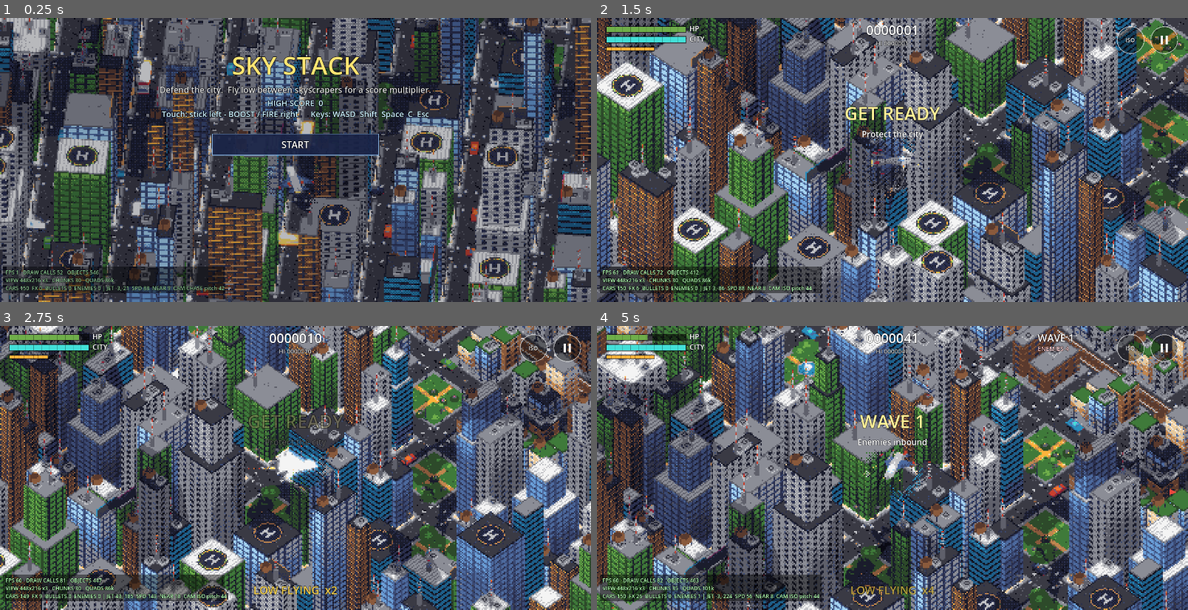
Above: before the commit, frames 1-4 (two rows, left to right).
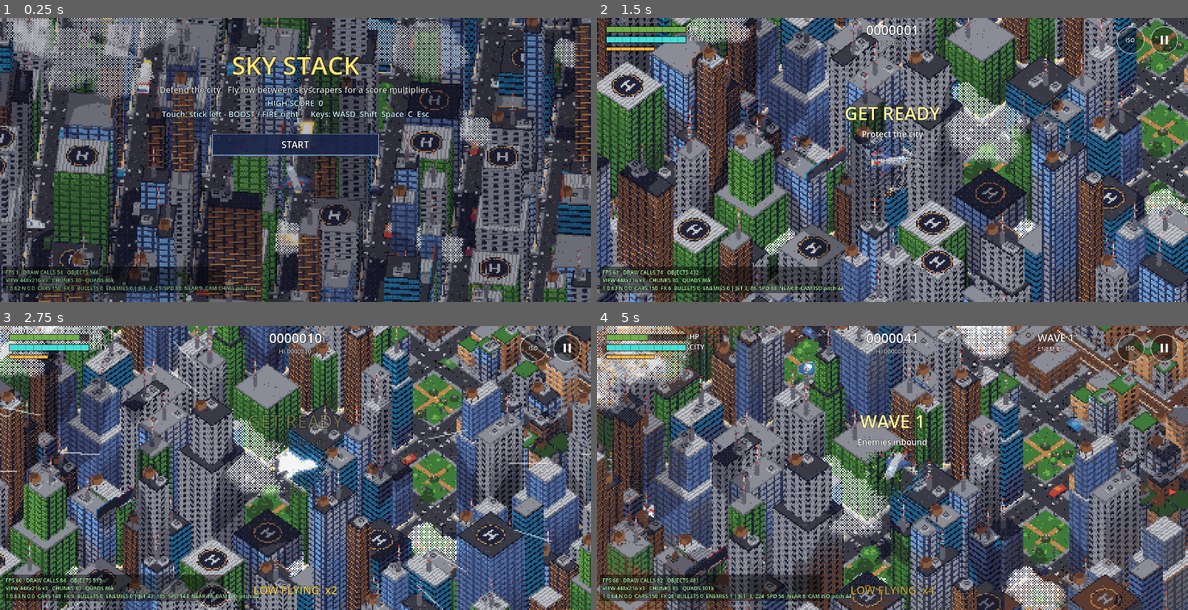
Above: after the commit, the same moments.

Repository: andriiolshevskyi7-hash/sky-stack
Game: Godot game, scene res://main.tscn
Two runs of this game, one before a commit and one after it. Both use one fixed random seed, a clock stepped at 60 frames per second and the inputs below.
Inputs (mouse positions are in pixels of both pictures, inside the frame that each line leads up to):
- Up to frame 1 (0.25 s): no input
- Up to frame 2 (1.5 s): tap Enter at 0.5 s; move the mouse to (1022, 145) at 0.52 s; hold D 0.53-1.25 s; tap C at 0.6 s; click (1022, 145) at 0.67 s; tap Space at 0.77 s; drag from (774, 174) to (862, 216) at 1.27 s
- Up to frame 3 (2.75 s): move the mouse to (354, 405) at 2.02 s; hold D from 2.03 s (still down); hold Shift from 2.03 s (still down)
- Up to frame 4 (5 s): release D at 2.75 s; release Shift at 2.75 s; drag from (862, 524) to (715, 425) at 2.77 s; move the mouse to (1069, 510) at 3.52 s; hold A 3.53-4.25 s; hold J 3.53-4.25 s; tap Space at 3.77 s; drag from (715, 425) to (803, 397) at 4.27 s

The runs differ from the first frame. In frame 1, 28% of the frame differs, in the area x 0-100%, y 0-100%; in frame 2, 27%; in frame 3, 27%; in frame 4, 36%.

Commit message:
Step 3: day/night, clouds, effects and polish
- Day/night cycle drives global lighting: lit windows, lamp light pools,
  neon signs, sweeping searchlights, longer shadows at dusk
- Layered sprite-stacked clouds; high layer placed on the shared noise field
  so cloud shadows match the clouds; low layer at jet altitude gives fog
- Low-res speed lines while boosting, red hit flash, chimney smoke
- Bloom threshold and cloud density tuning, debug screenshot flags

Co-Authored-By: Claude Opus 5.5 <noreply@anthropic.com>
Claude-Session: https://claude.ai/code/session_01L9hRBCRnnnxvoWgFDdSWFJ

Diff:
--- a/scripts/city_gen.gd
+++ b/scripts/city_gen.gd
@@ -63,7 +63,7 @@
 
 enum { PK_TOWER, PK_MID, PK_HOUSE, PK_FLAT }
 
-const LAMP_GLOW := Color(1.0, 0.78, 0.42, 0.9)
+const LAMP_GLOW := Color(1.0, 0.8, 0.5, 0.55)
 
 
 class Build:
@@ -431,7 +431,7 @@
 		for s in spots:
 			var yaw := atan2(-s[3], s[2])
 			cb.p.add_stack(lamp, 0, Vector3(s[0], 0.2, s[1]), yaw, 1.0, Color.WHITE)
-			_glow(cb, s[0] + s[2] * 4.0, s[1] + s[3] * 4.0, 22.0, LAMP_GLOW)
+			_glow(cb, s[0] + s[2] * 3.5, s[1] + s[3] * 3.5, 15.0, LAMP_GLOW)
 
 
 static func _trees(cb: Build, rng: RandomNumberGenerator, r: Rect2, n: int, avoid: Array[Rect2], pine_bias: float = 0.25) -> void:
--- /dev/null
+++ b/scripts/clouds.gd
@@ -0,0 +1,109 @@
+class_name Clouds
+extends Node3D
+## Layered sprite-stacked clouds. The high layer is placed exactly where the
+## shared cloud-noise field casts its drifting shadows, so shadows match the
+## clouds. The low layer sits at the jet's altitude: fly through it -> fog.
+
+const LOW := 12
+const HIGH := 16
+const RANGE := 620.0
+const HIGH_Y := 110.0
+const LOW_Y := 38.0
+const PUFF_R := 34.0
+
+var focus := Vector3.ZERO
+var daynight: DayNight
+var rng := RandomNumberGenerator.new()
+var low_pos: Array[Vector3] = []
+var low_var := PackedInt32Array()
+var high_q: Array[Vector2] = [] # anchored in noise space (moves with the wind)
+var high_var := PackedInt32Array()
+var low_batch: StackBatch
+var high_batch: StackBatch
+var fog := 0.0
+var _img: Image
+
+
+func _make_mat(alpha: float) -> ShaderMaterial:
+	var m: ShaderMaterial = Stacks.batch_material("cloud").duplicate()
+	m.set_shader_parameter("dither_alpha", alpha)
+	m.set_shader_parameter("receive_shadow", false)
+	m.set_shader_parameter("fadeable", true)
+	return m
+
+
+func _ready() -> void:
+	rng.seed = 77
+	_img = Stacks.cloud_img
+	low_batch = StackBatch.new().setup("cloud", LOW * 3, _make_mat(0.5))
+	high_batch = StackBatch.new().setup("cloud", HIGH * 3, _make_mat(0.42))
+	add_child(low_batch)
+	add_child(high_batch)
+	for i in LOW:
+		low_pos.append(Vector3(INF, 0, 0))
+		low_var.append(rng.randi() % 3)
+	for i in HIGH:
+		high_q.append(Vector2(INF, 0))
+		high_var.append(rng.randi() % 3)
+
+
+func _noise(x: float, z: float, off: Vector2) -> float:
+	if _img == null:
+		return 0.0
+	var u := fposmod((x + off.x) / 1400.0, 1.0)
+	var v := fposmod((z + off.y) / 1400.0, 1.0)
+	return _img.get_pixel(int(u * 128.0) % 128, int(v * 128.0) % 128).r
+
+
+func _process(delta: float) -> void:
+	var off := daynight.cloud_offset if daynight != null else Vector2.ZERO
+	var wind := DayNight.WIND
+	low_batch.begin()
+	high_batch.begin()
+	# high clouds: world pos = q - off (drift with the shadow field)
+	for i in HIGH:
+		var q := high_q[i]
+		var p := Vector2(q.x - off.x, q.y - off.y)
+		if q.x == INF or p.distance_to(Vector2(focus.x, focus.z)) > RANGE + 100.0:
+			for attempt in 24:
+				var a := rng.randf() * TAU
+				var c := Vector2(focus.x, focus.z) + Vector2(cos(a), sin(a)) * rng.randf_range(80.0, RANGE)
+				if _noise(c.x, c.y, off) > 0.66:
+					high_q[i] = c + off
+					p = c
+					break
+			if high_q[i].x == INF:
+				continue
+		_puff(high_batch, Vector3(p.x, HIGH_Y, p.y), high_var[i], 1.9)
+	# low clouds drift too (no matching shadow needed, they are small)
+	fog = maxf(0.0, fog - delta * 1.5)
+	for i in LOW:
+		var lp := low_pos[i]
+		lp.x -= wind.x * delta
+		lp.z -= wind.y * delta
+		if lp.x == INF or Vector2(lp.x - focus.x, lp.z - focus.z).length() > RANGE + 80.0:
+			var a := rng.randf() * TAU
+			var r := rng.randf_range(250.0, RANGE) if lp.x != INF else rng.randf_range(60.0, RANGE)
+			lp = Vector3(focus.x + cos(a) * r, LOW_Y + rng.randf_range(-3, 3), focus.z + sin(a) * r)
+		low_pos[i] = lp
+		_puff(low_batch, lp, low_var[i], 1.25)
+	low_batch.end()
+	high_batch.end()
+
+
+func _puff(b: StackBatch, p: Vector3, v: int, s: float) -> void:
+	b.push_scaled(p, 0.0, v, Color.WHITE, s, s * 0.9)
+	b.push_scaled(p + Vector3(28, -2, 10) * s * 0.5, 1.2, (v + 1) % 3, Color.WHITE, s * 0.75, s * 0.7)
+	b.push_scaled(p + Vector3(-22, 1, -14) * s * 0.5, 2.5, (v + 2) % 3, Color.WHITE, s * 0.65, s * 0.6)
+
+
+## Fog amount for the jet at pos (0..1).
+func fog_at(pos: Vector3, delta: float) -> float:
+	var inside := false
+	for lp in low_pos:
+		if lp.x != INF and absf(pos.y - lp.y - 6.0) < 12.0 and Vector2(lp.x - pos.x, lp.z - pos.z).length() < PUFF_R:
+			inside = true
+			break
+	if inside:
+		fog = minf(0.55, fog + delta * 2.5)
+	return fog
--- /dev/null
+++ b/scripts/daynight.gd
@@ -0,0 +1,98 @@
+class_name DayNight
+extends Node3D
+## Day/night cycle: drives the global lighting uniforms (ambient tint, night
+## factor for windows/street lights/neon, shadow length, cloud drift) and the
+## sweeping searchlights at night.
+
+const CYCLE := 240.0 # seconds per full day
+const DAY := Color(1.0, 1.0, 1.0)
+const DUSK := Color(1.0, 0.72, 0.58)
+const NIGHT := Color(0.2, 0.23, 0.42)
+const SKY_DAY := Color("6a9fd8")
+const SKY_NIGHT := Color("1a1c2c")
+
+var t := 0.62
+var night := 0.0
+var paused := false
+var focus := Vector3.ZERO
+var env: Environment
+var cloud_offset := Vector2.ZERO
+const WIND := Vector2(9.0, 4.0)
+
+var beams: Array[MeshInstance3D] = []
+var _bt := 0.0
+
+
+func _ready() -> void:
+	var m := _beam_mesh()
+	for i in 5:
+		var mi := MeshInstance3D.new()
+		mi.mesh = m
+		mi.material_override = Stacks.beam_mat
+		mi.cast_shadow = GeometryInstance3D.SHADOW_CASTING_SETTING_OFF
+		mi.visible = false
+		add_child(mi)
+		beams.append(mi)
+
+
+func _beam_mesh() -> ArrayMesh:
+	# two crossed tapered quads, origin at the bottom, pointing +Y
+	var mb := MeshBuf.new()
+	var h := 300.0
+	for k in 2:
+		var ax := Vector3(1, 0, 0) if k == 0 else Vector3(0, 0, 1)
+		var w0 := 1.5
+		var w1 := 26.0
+		mb.quad(ax * -w1 + Vector3(0, h, 0), ax * w1 + Vector3(0, h, 0), ax * w0, ax * -w0,
+			Vector2(0, 0), Vector2(1, 0), Vector2(1, 1), Vector2(0, 1), Color.WHITE)
+	return mb.commit()
+
+
+func sun_elevation() -> float:
+	return sin((t - 0.25) * TAU)
+
+
+func _process(delta: float) -> void:
+	if not paused:
+		t = fposmod(t + delta / CYCLE, 1.0)
+	var e := sun_elevation()
+	night = 1.0 - smoothstep(-0.15, 0.1, e)
+	var dusk := clampf(1.0 - absf(e) / 0.35, 0.0, 1.0) * (1.0 - night)
+	var amb := DAY.lerp(DUSK, dusk).lerp(NIGHT, night)
+	RenderingServer.global_shader_parameter_set("night", night)
+	RenderingServer.global_shader_parameter_set("ambient", Vector3(amb.r, amb.g, amb.b))
+	# lower sun -> longer shadows (direction fixed, top-left light)
+	var length := clampf(0.55 + (1.0 - clampf(e, 0.0, 1.0)) * 0.9, 0.55, 1.45)
+	RenderingServer.global_shader_parameter_set("sun_shift", Vector2(0.55, 0.8).normalized() * length)
+	cloud_offset += WIND * delta
+	RenderingServer.global_shader_parameter_set("cloud_offset", cloud_offset)
+	RenderingServer.global_shader_parameter_set("cloud_shadow", 0.32 * (1.0 - night))
+	if env != null:
+		env.background_color = SKY_DAY.lerp(SKY_NIGHT, night)
+	_update_beams(delta)
+
+
+func sun_shift() -> Vector2:
+	var e := sun_elevation()
+	var length := clampf(0.55 + (1.0 - clampf(e, 0.0, 1.0)) * 0.9, 0.55, 1.45)
+	return Vector2(0.55, 0.8).normalized() * length
+
+
+func _update_beams(delta: float) -> void:
+	_bt += delta
+	var on := night > 0.05
+	var grid := 320.0
+	var gx := roundf(focus.x / grid) * grid
+	var gz := roundf(focus.z / grid) * grid
+	var offs := [Vector2(0, 0), Vector2(grid, 0), Vector2(-grid, 0), Vector2(0, grid), Vector2(0, -grid)]
+	for i in beams.size():
+		var b := beams[i]
+		b.visible = on
+		if not on:
+			continue
+		var o: Vector2 = offs[i]
+		var bx := gx + o.x + CityGen.hashf(int(gx + o.x), int(gz + o.y), 5) * 100.0 - 50.0
+		var bz := gz + o.y + CityGen.hashf(int(gx + o.x), int(gz + o.y), 6) * 100.0 - 50.0
+		var sweep := _bt * (0.5 + 0.13 * i) + i * 1.7
+		var tilt := 0.35 + 0.2 * sin(_bt * 0.7 + i)
+		b.global_transform = Transform3D(Basis.from_euler(Vector3(tilt, sweep, 0.0)), Vector3(bx, 0.5, bz))
--- a/scripts/fx.gd
+++ b/scripts/fx.gd
@@ -17,6 +17,7 @@
 var rng := RandomNumberGenerator.new()
 # persistent smoke columns (burning buildings / chimneys): Vector4(x,y,z,rate)
 var columns: Array[Vector4] = []
+var chimneys := PackedVector3Array()
 var _col_t := 0.0
 
 const C_YELLOW := Color(1.0, 0.95, 0.55)
@@ -104,6 +105,9 @@
 	_col_t += delta
 	if _col_t > 0.12:
 		_col_t = 0.0
+		for c in chimneys:
+			if rng.randf() < 0.35:
+				spawn(c + _rv(1.5), Vector3(5, 12, 3) + _rv(2.0), rng.randf_range(1.8, 3.0), rng.randf_range(2.0, 3.0), SMOKE)
 		for q in columns:
 			if rng.randf() < q.w:
 				spawn(Vector3(q.x, q.y, q.z) + _rv(3.0), Vector3(6, 14, 4) + _rv(3.0), rng.randf_range(1.5, 2.6), rng.randf_range(2.0, 3.5), SMOKE)
--- a/scripts/jet.gd
+++ b/scripts/jet.gd
@@ -6,6 +6,7 @@
 
 signal hit_building(amount: float)
 signal died
+signal damaged(amount: float)
 
 const ALT := CityGen.JET_ALT
 const BASE_SPEED := 88.0
@@ -187,6 +188,7 @@
 	if not alive:
 		return
 	health -= amount
+	damaged.emit(amount)
 	Sfx.play("hurt", -2.0)
 	if cam != null:
 		cam.add_shake(4.0 + amount * 0.25)
--- a/scripts/main.gd
+++ b/scripts/main.gd
@@ -15,6 +15,11 @@
 var combat: Combat
 var enemies: Enemies
 var traffic: Traffic
+var daynight: DayNight
+var clouds: Clouds
+var speed_lines: SpeedLines
+var flash := 0.0
+var _chim_t := 0.0
 var controls: Controls
 var hud: Hud
 var menu: Menu
@@ -87,6 +92,17 @@
 	traffic.name = "Traffic"
 	world.add_child(traffic)
 
+	daynight = DayNight.new()
+	daynight.name = "DayNight"
+	daynight.env = env
+	world.add_child(daynight)
+	clouds = Clouds.new()
+	clouds.name = "Clouds"
+	clouds.daynight = daynight
+	world.add_child(clouds)
+	speed_lines = SpeedLines.new()
+	pv.overlay.add_child(speed_lines)
+
 	controls = Controls.new()
 	controls.name = "Controls"
 	add_child(controls)
@@ -119,6 +135,7 @@
 	controls.cam_pressed.connect(_on_cam)
 	controls.pause_pressed.connect(_on_pause)
 	jet.died.connect(_on_jet_died)
+	jet.damaged.connect(func(a: float) -> void: flash = minf(0.8, flash + 0.25 + a * 0.02))
 
 	jet.reset(SPAWN, 0.0)
 	cam.view_h = pv.low.y
@@ -143,6 +160,8 @@
 			show_debug = false
 		elif a == "--auto":
 			jet.autopilot = true
+		elif a.begins_with("--time="):
+			daynight.t = float(a.substr(7))
 		elif a.begins_with("--wave="):
 			between_t = 0.0
 			_start_wave(int(a.substr(7)))
@@ -170,6 +189,18 @@
 	chunks.focus = cam.focus
 	traffic.focus = cam.focus
 	fx.clear_columns_far(cam.focus, 900.0)
+	daynight.focus = cam.focus
+	clouds.focus = cam.focus
+	_chim_t -= delta
+	if _chim_t <= 0.0:
+		_chim_t = 1.0
+		chunks.chimney_tops(cam.focus, 450.0, fx.chimneys)
+	# post effects: cloud fog, hit flash, speed lines
+	pv.set_post("fog", clouds.fog_at(jet.position, delta) if jet.alive else 0.0)
+	flash = maxf(0.0, flash - delta * 2.0)
+	pv.set_post("flash", flash)
+	speed_lines.size = Vector2(pv.low)
+	speed_lines.strength = lerpf(speed_lines.strength, 1.0 if jet.boosting else 0.0, 1.0 - exp(-delta * 6.0))
 	if state == State.PLAY:
 		_update_waves(delta)
 	RenderingServer.global_shader_parameter_set("jet_pos", jet.global_position if jet.alive else Vector3(0, -1000, 0))
@@ -307,7 +338,7 @@
 
 
 func debug_extra() -> String:
-	return "CARS %d  FX %d  BULLETS %d  ENEMIES %d | JET %d,%d  SPD %d  NEAR %d  CAM %s pitch %d" % [traffic.active_cars, fx.n, combat.n, ene …(134 unchanged characters)…
+	return "T %.2f N %.1f  CARS %d  FX %d  BULLETS %d  ENEMIES %d | JET %d,%d  SPD %d  NEAR %d  CAM %s pitch %d" % [daynight.t, daynight.night, traffic.active_cars, fx.n, combat.n, ene …(134 unchanged characters)…
 
 
 func _on_cam() -> void:
--- /dev/null
+++ b/scripts/speed_lines.gd
@@ -0,0 +1,41 @@
+class_name SpeedLines
+extends Node2D
+## Low-res pixel speed lines drawn inside the post viewport while boosting.
+
+const N := 26
+var strength := 0.0
+var size := Vector2(400, 224)
+var ang := PackedFloat32Array()
+var dist := PackedFloat32Array()
+var spd := PackedFloat32Array()
+var rng := RandomNumberGenerator.new()
+
+
+func _ready() -> void:
+	for i in N:
+		ang.append(rng.randf() * TAU)
+		dist.append(rng.randf())
+		spd.append(rng.randf_range(0.8, 1.6))
+
+
+func _process(delta: float) -> void:
+	if strength <= 0.01:
+		visible = false
+		return
+	visible = true
+	for i in N:
+		dist[i] += delta * spd[i] * 1.6
+		if dist[i] > 1.0:
+			dist[i] = rng.randf_range(0.15, 0.3)
+			ang[i] = rng.randf() * TAU
+	queue_redraw()
+
+
+func _draw() -> void:
+	var c := size * 0.5
+	var r := size.length() * 0.5
+	for i in N:
+		var d := Vector2(cos(ang[i]), sin(ang[i]))
+		var a := c + d * r * dist[i]
+		var b := a + d * r * 0.12 * strength
+		draw_line(a.round(), b.round(), Color(1, 1, 1, 0.55 * strength), 1.0)
--- a/scripts/stack_lib.gd
+++ b/scripts/stack_lib.gd
@@ -42,6 +42,7 @@
 var ground_tex: ImageTexture
 var jet_shadow_tex: ImageTexture
 var cloud_tex: ImageTexture
+var cloud_img: Image
 
 var static_mat: ShaderMaterial
 var building_mat: ShaderMaterial
@@ -476,7 +477,8 @@
 	noise.noise_type = FastNoiseLite.TYPE_SIMPLEX_SMOOTH
 	noise.frequency = 0.035
 	noise.fractal_octaves = 3
-	var nimg := noise.get_seamless_image(128, 128)
+	cloud_img = noise.get_seamless_image(128, 128)
+	var nimg := cloud_img
 	cloud_tex = ImageTexture.create_from_image(nimg)
 	RenderingServer.global_shader_parameter_set("jet_shadow_tex", jet_shadow_tex)
 	RenderingServer.global_shader_parameter_set("jet_shadow_size", float(get_sheet("jet").w))
--- a/shaders/post.gdshader
+++ b/shaders/post.gdshader
@@ -10,7 +10,7 @@
 uniform int palette_size = 32;
 uniform float palette_mix = 1.0;
 uniform float bloom = 0.9;
-uniform float threshold = 0.6;
+uniform float threshold = 0.8;
 uniform float fog = 0.0;
 uniform float flash = 0.0;
 uniform float dither_amount = 0.035;
Not shown, changed: shaders/common.gdshaderinc
